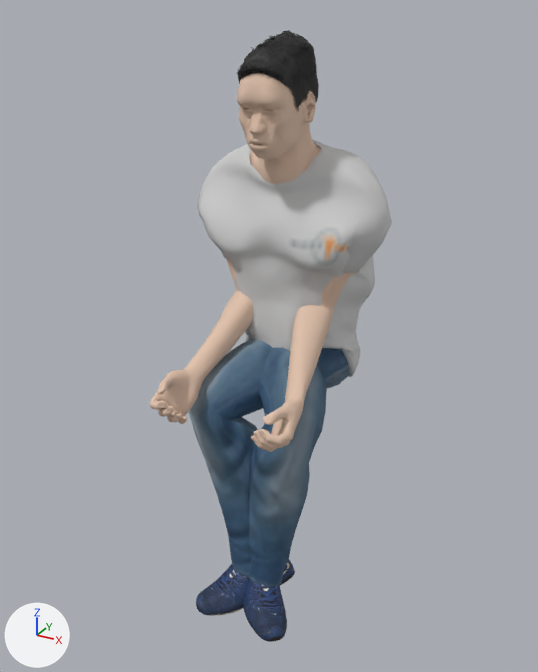
A saved change to the glTF model assets/people/person_03.glb.
One viewpoint serves both versions: a 50 mm lens placed at (0.787, -1.594, 1.737), pointed at (-0.014, -0.136, 1.008). The lights are fixed; the arrows at lower left show +X, +Y and +Z. The older version comes first. Vertices at exactly the same position are counted once.

The first picture shows 'Human', 'Human.male_casualsuit06', 'Human.shoes06', 'Human.short01'.
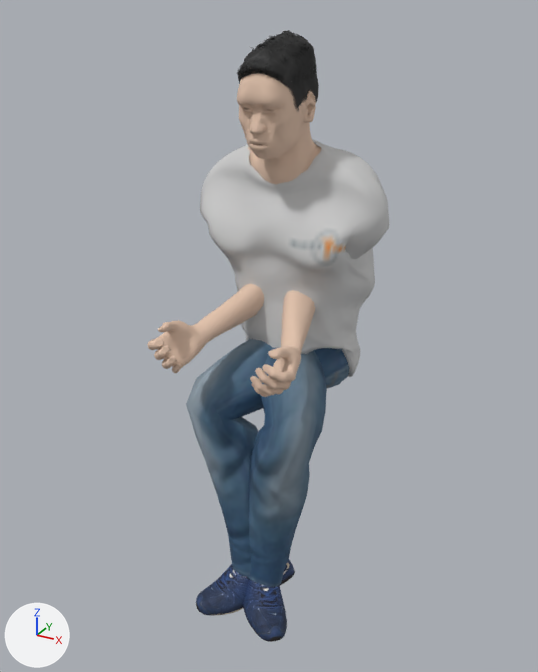
The change in detail:
me_base is used by ob_human; location (0.0, 0.0, 0.0).
me_base had 8712 vertices, 17256 faces and spanned x -0.207..0.207, y -0.43..0.003, z 0.453..1.671.
me_base now has 8712 vertices, 17256 faces and spans x -0.207..0.207, y -0.421..0.007, z 0.453..1.671.
me_base part 1: 4218 of 8712 vertices moved; they spanned x -0.207..0.207, y -0.43..0.003, z 0.858..1.453 and now span x -0.207..0.207, y -0.421..0.007, z 0.992..1.452; mean shift (0.0, 0.006, 0.115); largest move (-0.144, -0.43, 0.917) -> (-0.149, -0.42, 1.066).

Location of each change, (x1, y1, x2, y2) in pixels of the pictures (538 x 672 px; the box of a moved part takes in the faces that stretch with it):
'Human', reshaped
    before: (150, 73, 373, 452)
    after: (148, 73, 375, 397)
part 1 of me_base, moved or reshaped
    before: (150, 147, 354, 452)
    after: (148, 147, 315, 397)
